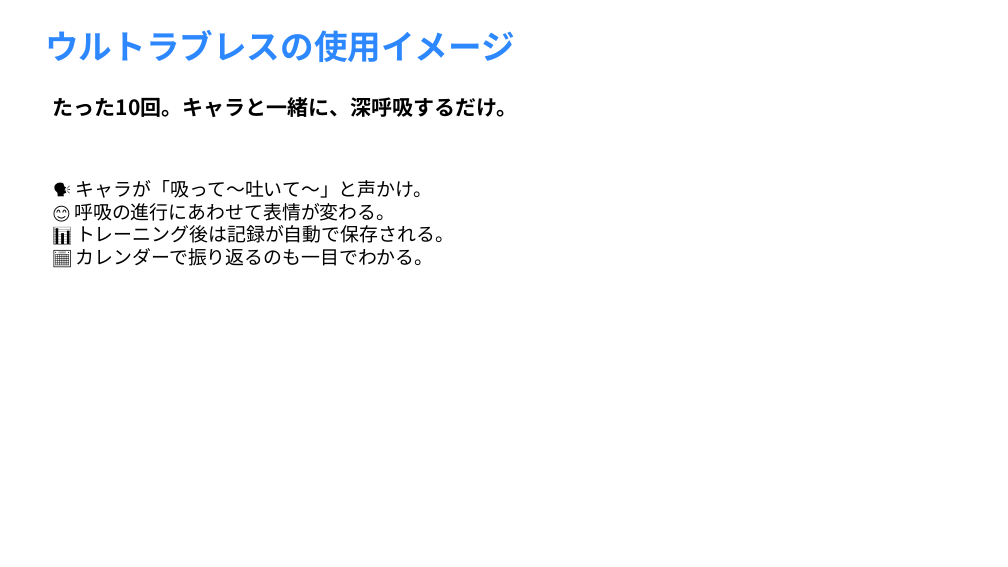
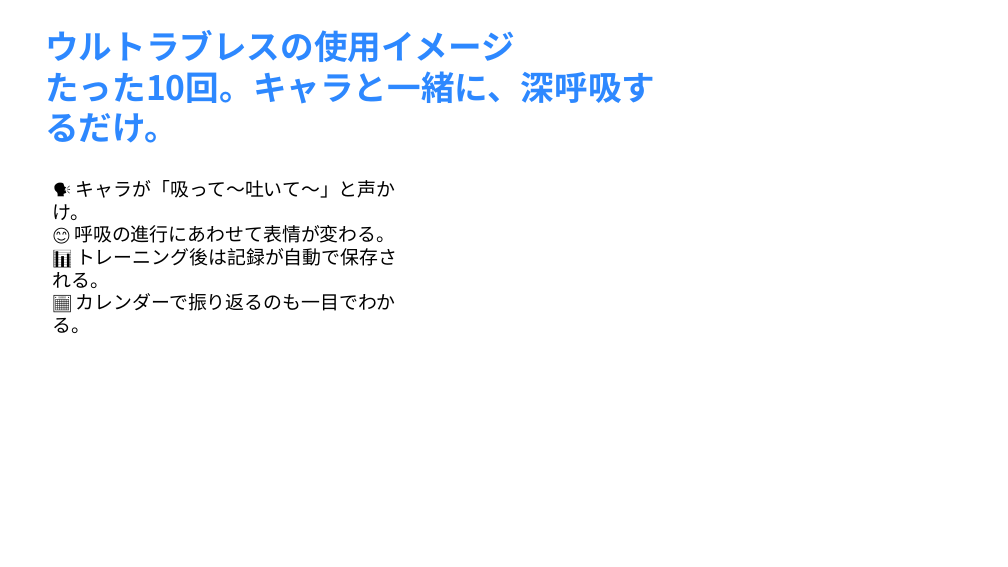
Before and after one commit to renton352/ultrabreath, a slide deck: slide 4 of 資料/ultrabreath_slide8_summary_nfc.pptx. Drawn at 1008x567 pixels with LibreOffice and Linux fonts; fonts in the diff are those of the drawing. Boxes give left, top, right and bottom in pixels: in the first picture for what was removed or moved away, otherwise in the second. Text is boxed around its words. In the diff, an @@ line names an element or a change of style, - is before the commit and + after.

```diff
--- a/資料/ultrabreath_slide8_summary_nfc.pptx
+++ b/資料/ultrabreath_slide8_summary_nfc.pptx
@@ text at (x1=45, y1=71, x2=655, y2=143): paragraph added @@
+たった10回。キャラと一緒に、深呼吸するだけ。
@@ text removed at (x1=53, y1=97, x2=518, y2=117) @@
-たった10回。キャラと一緒に、深呼吸するだけ。
@@ text "🗣️ キャラが「吸って〜吐いて〜」と声かけ。" rewrapped from (x1=74, y1=180, x2=454, y2=266) to (x1=53, y1=180, x2=397, y2=333) @@
```
Also in this commit, not shown: 7 other slides changed, 1 other file.
